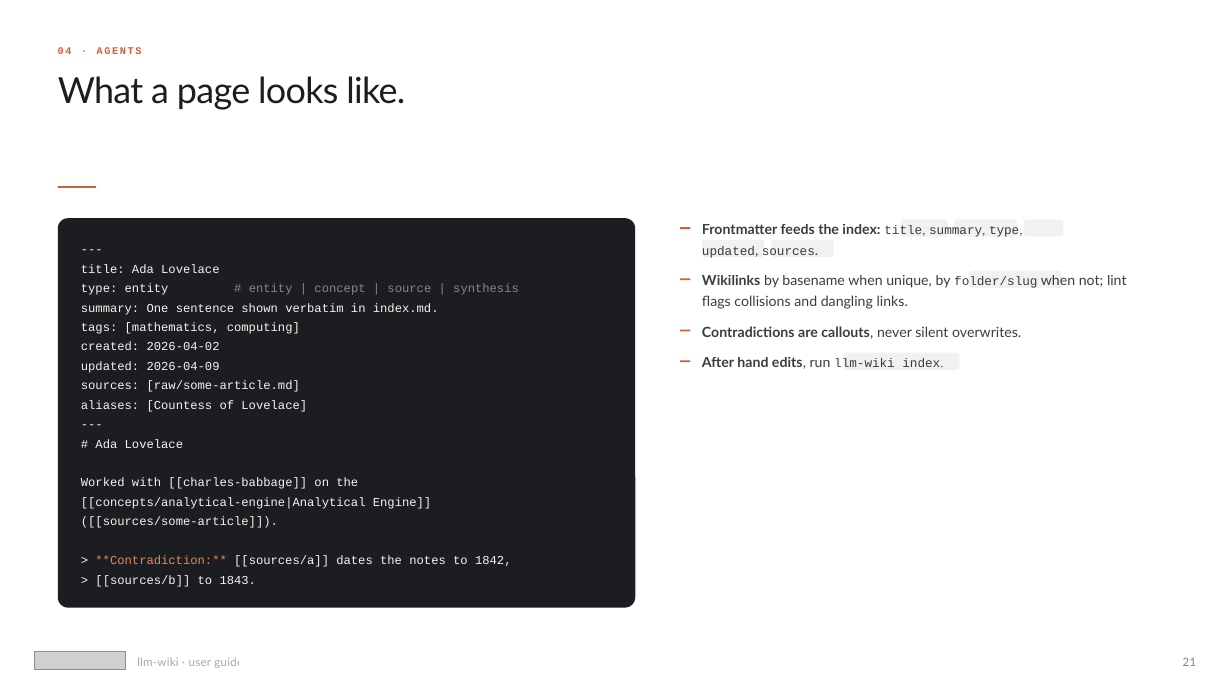
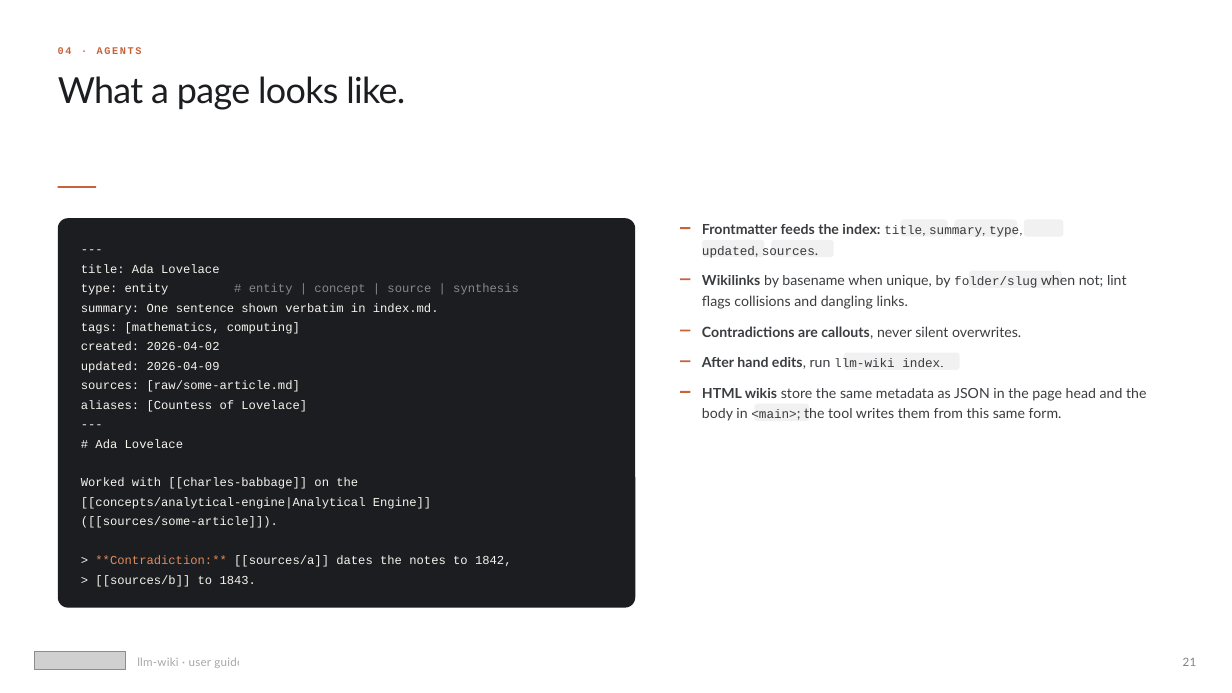
Before and after one commit to BikS2013/llm-wiki, a slide deck: slide 21 of docs/presentations/llm-wiki-user-guide.pptx. Drawn at 1232x693 pixels with LibreOffice and Linux fonts; fonts in the diff are those of the drawing; grey boxes stand for pictures. Boxes give left, top, right and bottom in pixels: in the first picture for what was removed or moved away, otherwise in the second. Text is boxed around its words. In the diff, an @@ line names an element or a change of style, - is before the commit and + after.

```diff
--- a/docs/presentations/llm-wiki-user-guide.pptx
+++ b/docs/presentations/llm-wiki-user-guide.pptx
@@ text added at [702, 388, 1146, 421], 11 pt, text #1B1D21 at 85% opacity @@
+HTML wikis store the same metadata as JSON in the page head and the
+body in <main>; the tool writes them from this same form.
@@ rectangle added at [680, 391, 690, 393], fill #C8623A @@
@@ rounded rectangle added at [754, 404, 809, 421], fill #1B1D21 at 6% opacity @@
```
Also in this commit, not shown: 10 other slides changed, 5 slides added, 2 other files.
